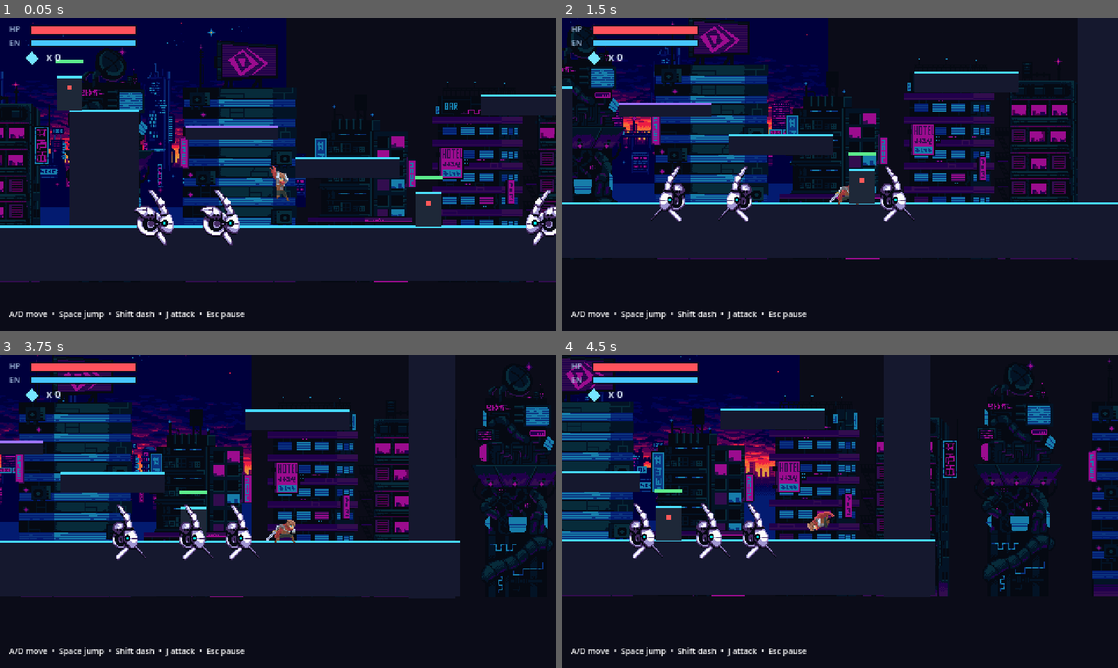
Above: before the commit, frames 1-4 (two rows, left to right).
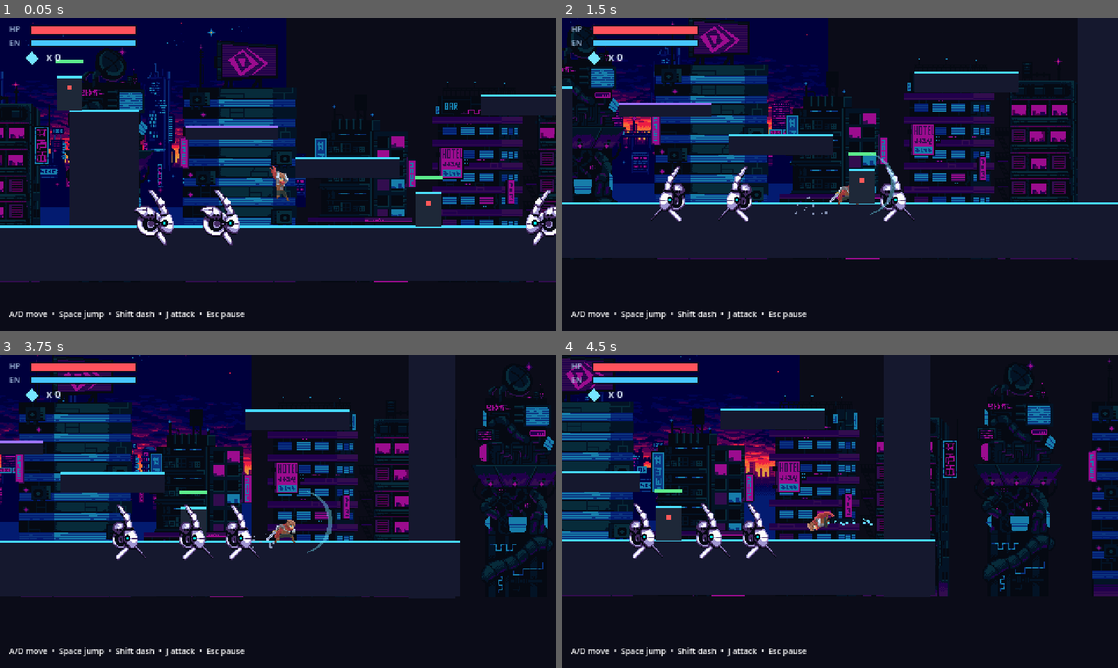
Above: after the commit, the same moments.

Repository: prithivirj4706/Echoes-of-Code-Canvas
Game: Godot game, scene res://Scenes/Levels/TestArena.tscn
The game is run twice, just before and just after one commit, with the same random seed, the same clock (stepped at 60 frames per second) and the same inputs.
Inputs:
- Up to frame 1 (0.05 s): no input
- Up to frame 2 (1.5 s): hold D (move_right) from 0.53 s (still down); tap Shift (dash) at 0.6 s; tap Space (jump) at 0.77 s; tap J (attack) at 1.35 s
- Up to frame 3 (3.75 s): tap Space (jump) at 1.52, 3.02 s; tap Shift (dash) at 1.55, 2.1, 2.85 s; release D (move_right) at 2.03 s; hold A (move_left) 2.03-2.78 s; hold D (move_right) from 2.78 s (still down); tap J (attack) at 3.6 s
- Up to frame 4 (4.5 s): tap Space (jump) at 3.77 s; tap Shift (dash) at 3.8, 4.35 s; release D (move_right) at 4.28 s; hold A (move_left) from 4.28 s (still down)

Frame 1 is identical in both runs. In frame 2, 0.2% of the frame differs, in the area x 41-60%, y 42-63%; in frame 3, 0.2%; in frame 4, less than 0.1%.

Commit message:
Phase 2: combat & movement juice
- Slash trail VFX per swing (neon arc; gold + bigger on finisher)
- Air swings no longer lunge sideways
- Dash particles (digital burst trailing the dash)
- Landing dust on hard landings
- Enemy death burst (CPUParticles) + screen shake on kill
- (enemy flash, hit-stop, screen shake already in)

Co-Authored-By: Claude Opus 4.8 <noreply@anthropic.com>

Diff:
--- a/Scenes/Characters/Enemies/SentinelDrone.tscn
+++ b/Scenes/Characters/Enemies/SentinelDrone.tscn
@@ -40,6 +40,22 @@
 [node name="CollisionShape2D" type="CollisionShape2D" parent="Hurtbox"]
 shape = SubResource("Rect_hurt")
 
+[node name="DeathParticles" type="CPUParticles2D" parent="."]
+emitting = false
+amount = 24
+lifetime = 0.5
+one_shot = true
+explosiveness = 0.9
+local_coords = false
+direction = Vector2(0, -1)
+spread = 180.0
+gravity = Vector2(0, 120)
+initial_velocity_min = 60.0
+initial_velocity_max = 165.0
+scale_amount_min = 1.0
+scale_amount_max = 2.5
+color = Color(0.32, 0.86, 1, 1)
+
 [node name="Health" type="Node" parent="."]
 script = ExtResource("5")
 max_health = 24
--- a/Scenes/Characters/Player/Player.tscn
+++ b/Scenes/Characters/Player/Player.tscn
@@ -77,6 +77,40 @@
 script = ExtResource("17")
 max_health = 30
 
+[node name="DashParticles" type="CPUParticles2D" parent="."]
+position = Vector2(0, -14)
+emitting = false
+amount = 16
+lifetime = 0.35
+one_shot = true
+explosiveness = 0.6
+local_coords = false
+direction = Vector2(-1, 0)
+spread = 22.0
+gravity = Vector2(0, 0)
+initial_velocity_min = 45.0
+initial_velocity_max = 100.0
+scale_amount_min = 1.0
+scale_amount_max = 2.0
+color = Color(0.4, 0.85, 1, 1)
+
+[node name="LandDust" type="CPUParticles2D" parent="."]
+position = Vector2(0, -1)
+emitting = false
+amount = 12
+lifetime = 0.45
+one_shot = true
+explosiveness = 0.85
+local_coords = false
+direction = Vector2(0, -1)
+spread = 70.0
+gravity = Vector2(0, 240)
+initial_velocity_min = 22.0
+initial_velocity_max = 55.0
+scale_amount_min = 1.0
+scale_amount_max = 2.0
+color = Color(0.62, 0.68, 0.82, 0.8)
+
 [node name="Sensors" type="Node2D" parent="."]
 
 [node name="WallRayRight" type="RayCast2D" parent="Sensors"]
--- /dev/null
+++ b/Scripts/Effects/slash_effect.gd
@@ -0,0 +1,55 @@
+## SlashEffect
+##
+## A neon arc that flashes along the sword's path on each swing, then fades and
+## frees itself. Built procedurally (a Line2D crescent) so it needs no art and
+## reads instantly as Aarin's "digital blade". Spawn it per swing:
+##   SlashEffect.spawn(parent, world_pos, facing, big, color)
+class_name SlashEffect
+extends Node2D
+
+const LIGHT_COLOR := Color(0.45, 0.92, 1.0)   # Aarin blue
+const HEAVY_COLOR := Color(1.0, 0.78, 0.35)   # finisher gold
+
+
+static func spawn(parent: Node, world_pos: Vector2, facing: int, big: bool = false, color: Color = LIGHT_COLOR) -> void:
+	if parent == null:
+		return
+	var fx := SlashEffect.new()
+	parent.add_child(fx)
+	fx.global_position = world_pos
+	fx._play(facing, big, color)
+
+
+func _play(facing: int, big: bool, color: Color) -> void:
+	var radius := 30.0 if big else 22.0
+	var line := Line2D.new()
+	line.width = 5.0 if big else 3.5
+	line.default_color = color
+	line.begin_cap_mode = Line2D.LINE_CAP_ROUND
+	line.end_cap_mode = Line2D.LINE_CAP_ROUND
+	line.joint_mode = Line2D.LINE_JOINT_ROUND
+
+	# Taper the stroke toward both tips for a blade-swipe look.
+	var curve := Curve.new()
+	curve.add_point(Vector2(0.0, 0.15))
+	curve.add_point(Vector2(0.5, 1.0))
+	curve.add_point(Vector2(1.0, 0.15))
+	line.width_curve = curve
+
+	# A vertical crescent bulging forward (downward swing).
+	var pts := PackedVector2Array()
+	for i in range(9):
+		var t := lerpf(-1.0, 1.0, i / 8.0)
+		var ang := deg_to_rad(t * 75.0)
+		pts.append(Vector2(cos(ang) * radius, sin(ang) * radius))
+	line.points = pts
+	add_child(line)
+
+	scale.x = float(facing)  # mirror to the swing direction
+
+	# Quick punch-out: grow slightly and fade, then clean up.
+	var tween := create_tween()
+	tween.set_parallel(true)
+	tween.tween_property(self, "scale", Vector2(facing * 1.25, 1.25), 0.16).set_trans(Tween.TRANS_QUAD).set_ease(Tween.EASE_OUT)
+	tween.tween_property(line, "modulate:a", 0.0, 0.16).set_delay(0.04)
+	tween.chain().tween_callback(queue_free)
--- a/Scripts/Enemies/enemy_drone.gd
+++ b/Scripts/Enemies/enemy_drone.gd
@@ -198,5 +198,10 @@
 	_phase = Phase.DEAD
 	velocity = Vector2.ZERO
 	hurtbox.set_deferred("monitoring", false)
+	var burst := get_node_or_null("DeathParticles")
+	if burst != null:
+		burst.restart()
+	if _combat != null:
+		_combat.shake(0.5)  # satisfying punch on the kill
 	sprite.play("explode")
 	sprite.animation_finished.connect(queue_free, CONNECT_ONE_SHOT)
--- a/Scripts/Player/player.gd
+++ b/Scripts/Player/player.gd
@@ -37,6 +37,8 @@
 @onready var hitbox: Hitbox = $Hitbox
 @onready var hurtbox: Hurtbox = $Hurtbox
 @onready var health: HealthComponent = $Health
+@onready var dash_particles: CPUParticles2D = $DashParticles
+@onready var land_dust: CPUParticles2D = $LandDust
 ## Resolved by path (not the global identifier) so the player stays compilable
 ## and runnable in headless/test contexts where autoloads aren't registered.
 @onready var _combat: Node = get_node_or_null("/root/Combat")
@@ -69,6 +71,8 @@
 var _hitbox_reach: float = 14.0
 var _spawn_point: Vector2
 var _was_on_floor: bool = false
+## Peak downward speed reached while airborne — used to size the landing dust.
+var _air_fall_speed: float = 0.0
 
 
 func _ready() -> void:
@@ -128,10 +132,15 @@
 	else:
 		_coyote_timer = maxf(_coyote_timer - delta, 0.0)
 
-	# Reset air budgets the instant we land.
+	# Reset air budgets the instant we land + kick up landing dust.
 	if on_floor and not _was_on_floor:
 		air_jumps_left = config.max_air_jumps
 		air_dashes_left = config.max_air_dashes
+		if _air_fall_speed > 150.0 and land_dust != null:
+			land_dust.restart()
+		_air_fall_speed = 0.0
+	elif not on_floor:
+		_air_fall_speed = maxf(_air_fall_speed, velocity.y)
 	_was_on_floor = on_floor
 
 	# Wall coyote: remember the last wall we touched for a short grace window.
@@ -266,6 +275,14 @@
 	hitbox.set_active(active)
 
 
+## Burst of digital particles trailing a dash (called by DashState).
+func emit_dash_burst() -> void:
+	if dash_particles == null:
+		return
+	dash_particles.direction = Vector2(-float(facing), -0.15)
+	dash_particles.restart()
+
+
 ## True the frame the attack button was pressed — used by states to enter Attack.
 func wants_attack() -> bool:
 	return Input.is_action_just_pressed("attack")
--- a/Scripts/Player/states/attack_state.gd
+++ b/Scripts/Player/states/attack_state.gd
@@ -77,8 +77,15 @@
 	player.hitbox.damage = step["damage"]
 	player.hitbox.knockback_force = step["knockback"]
 	player.hitbox.knockback_up = step["up"]
-	# Commit a forward lunge in the facing direction.
-	player.velocity.x = float(player.facing) * step["lunge"]
+	# Commit a forward lunge — only on the ground so air swings stay put.
+	if player.is_on_floor():
+		player.velocity.x = float(player.facing) * step["lunge"]
+
+	# Slash trail VFX (gold + bigger on the finisher).
+	var big := _index == COMBO.size() - 1
+	var color := SlashEffect.HEAVY_COLOR if big else SlashEffect.LIGHT_COLOR
+	var at := player.global_position + Vector2(float(player.facing) * 14.0, -16.0)
+	SlashEffect.spawn(player.get_parent(), at, player.facing, big, color)
 
 
 func _update_hitbox_window() -> void:
--- a/Scripts/Player/states/dash_state.gd
+++ b/Scripts/Player/states/dash_state.gd
@@ -16,6 +16,7 @@
 	player.set_facing(_dir)
 	player.start_dash_cooldown()
 	player.velocity = Vector2(float(_dir) * player.config.dash_speed, 0.0)
+	player.emit_dash_burst()
 	player.sprite.play("dash")
 	player.sprite.frame = 0
 
--- a/project.godot
+++ b/project.godot
@@ -86,7 +86,6 @@
 , Object(InputEventKey,"resource_local_to_scene":false,"resource_name":"","device":-1,"window_id":0,"alt_pressed":false …(181 unchanged characters)…
 ]
 }
-
 pause={
 "deadzone": 0.2,
 "events": [Object(InputEventKey,"resource_local_to_scene":false,"resource_name":"","device":-1,"window_id":0,"alt_press …(195 unchanged characters)…
Not shown, added: Scripts/Effects/slash_effect.gd.uid
